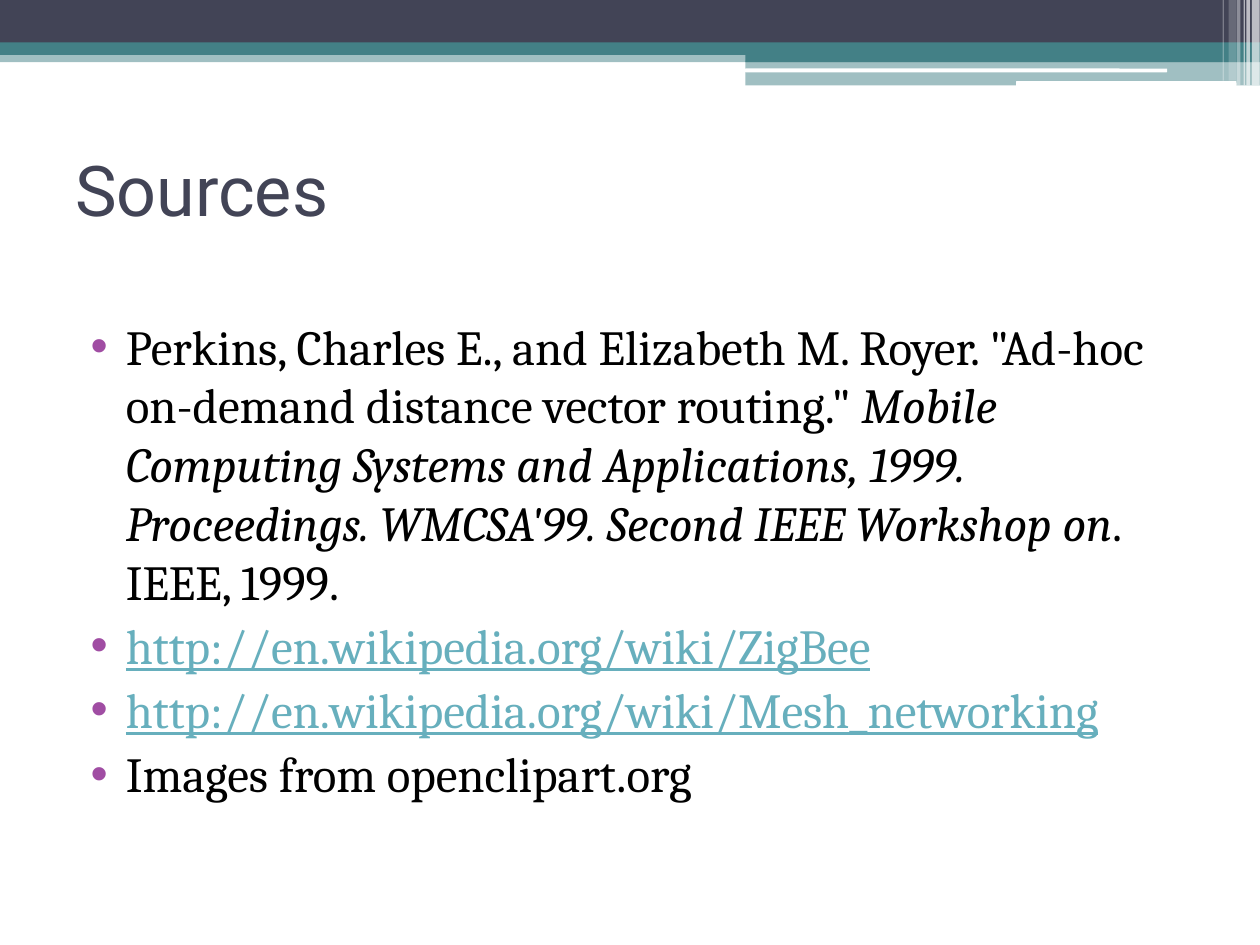
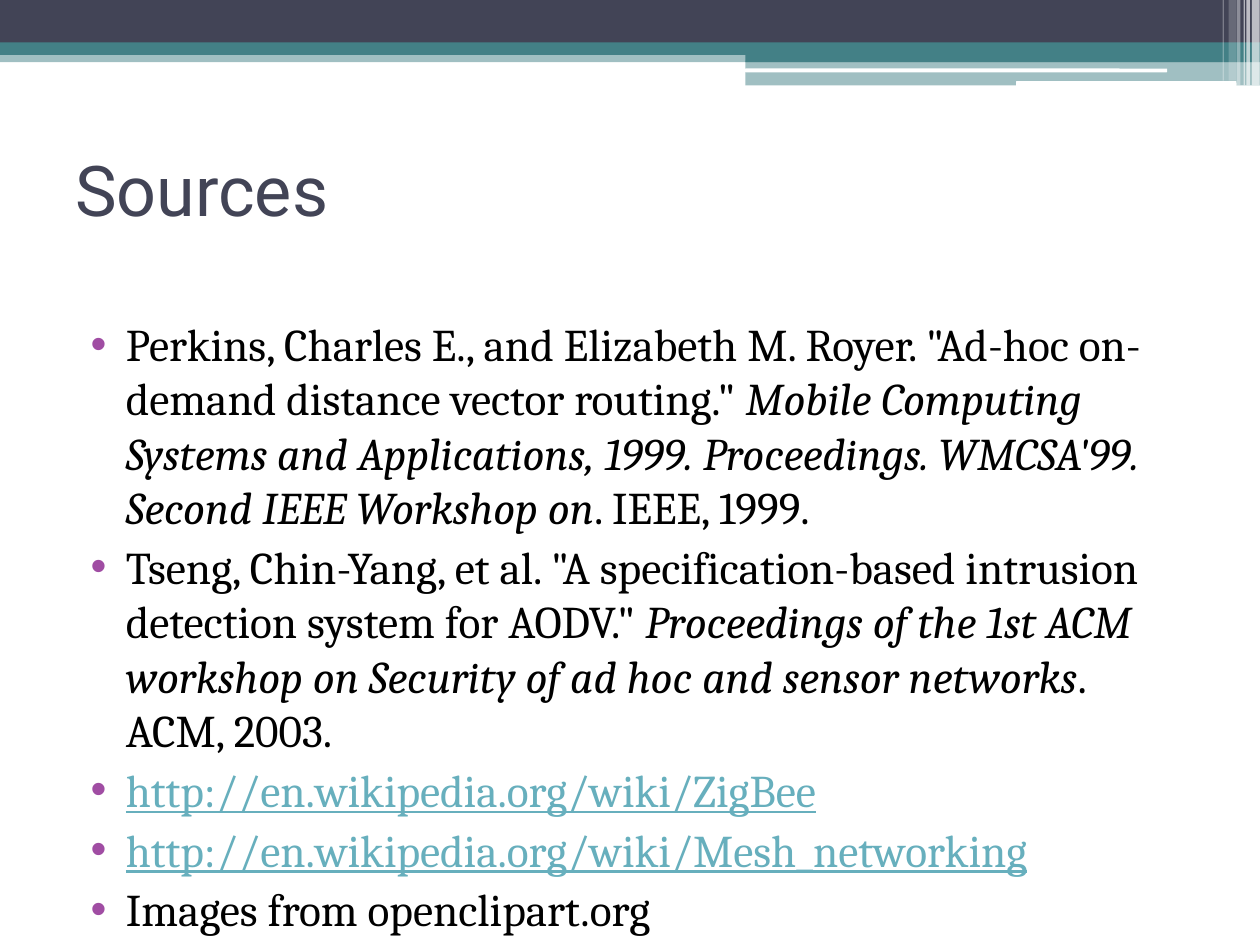
Before and after one commit to gdr34b/netsecproject, a slide deck: slide 13 of idea_presentation/idea_presentation.pptx. Drawn at 1260x945 pixels with LibreOffice and Linux fonts; fonts in the diff are those of the drawing. Boxes give left, top, right and bottom in pixels: in the first picture for what was removed or moved away, otherwise in the second. Text is boxed around its words. In the diff, an @@ line names an element or a change of style, - is before the commit and + after.

Commit message:
Added source.

```diff
--- a/idea_presentation/idea_presentation.pptx
+++ b/idea_presentation/idea_presentation.pptx
@@ text at box(126, 329, 1141, 927): size 28 to 25.9 pt in "Perkins, Charles E., and Elizabeth M. Royer. ...", "http://en.wikipedia.org/wiki/ZigBee", "http://en.wikipedia.org/wiki/Mesh_networking", "Images from openclipart.org" @@
@@ text at box(126, 552, 1138, 753): paragraph added @@
+• Tseng, Chin-Yang, et al. "A specification-based intrusion detection system for AODV." Proceedings of the 1st ACM workshop on Security of ad hoc and sensor networks. ACM, 2003.
```
Also in this commit, not shown: 1 other file.
